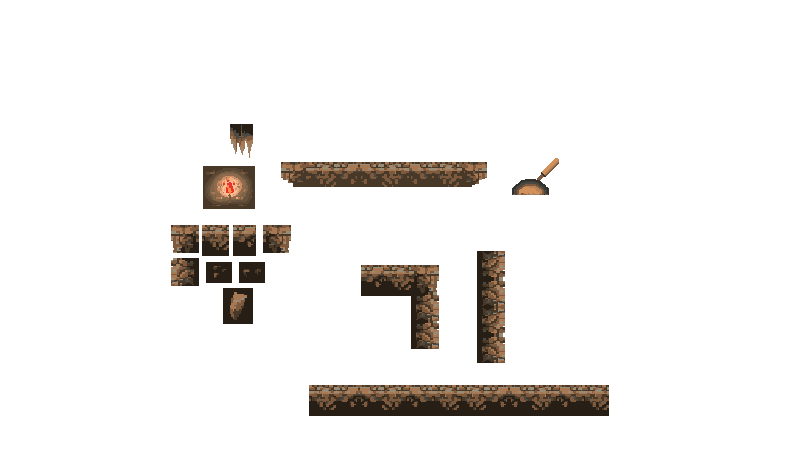
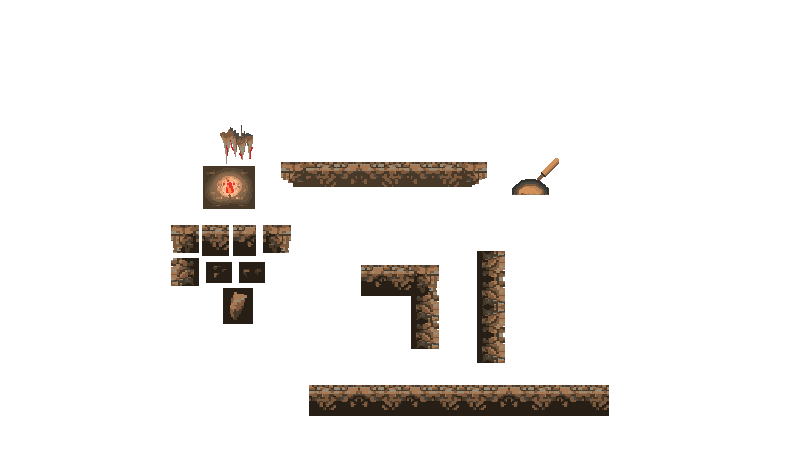
Layer changes from the first 800 × 450 image to the second:
painted on "Tiles" (1st of 2) over [220, 124, 253, 164]
